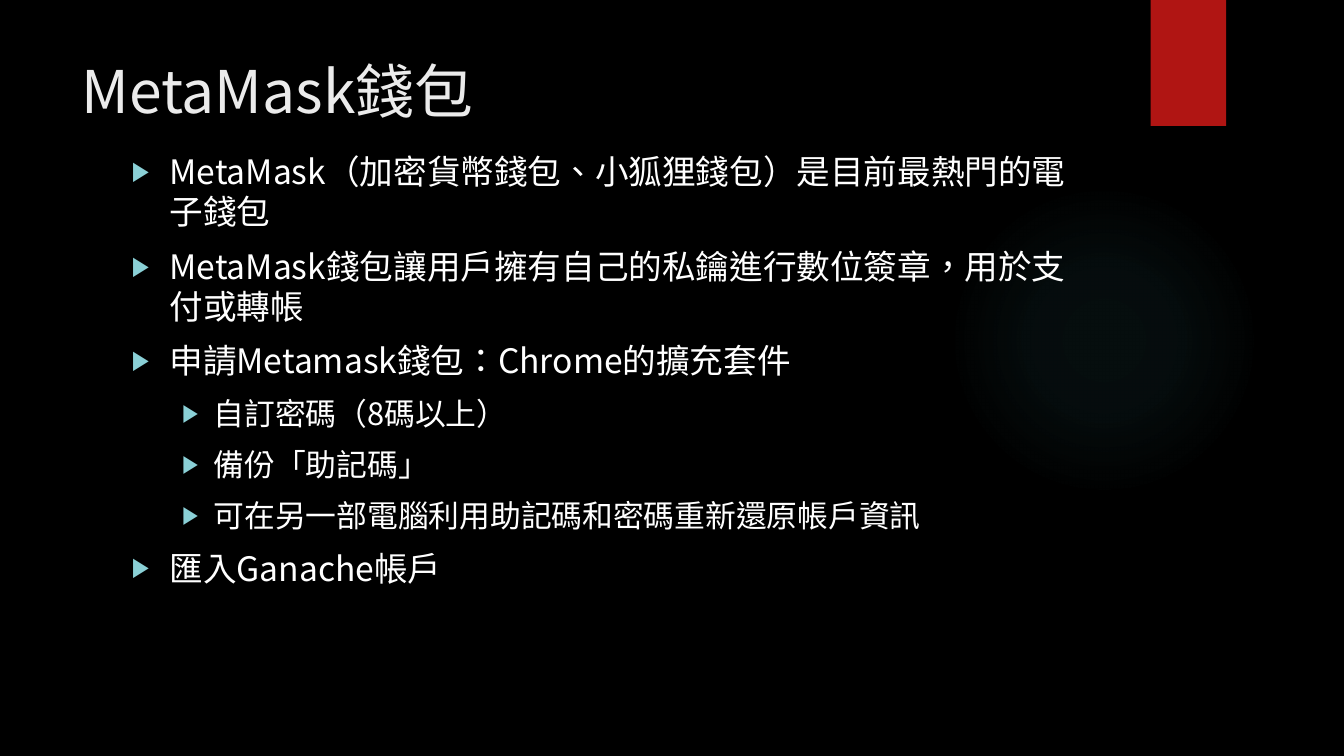
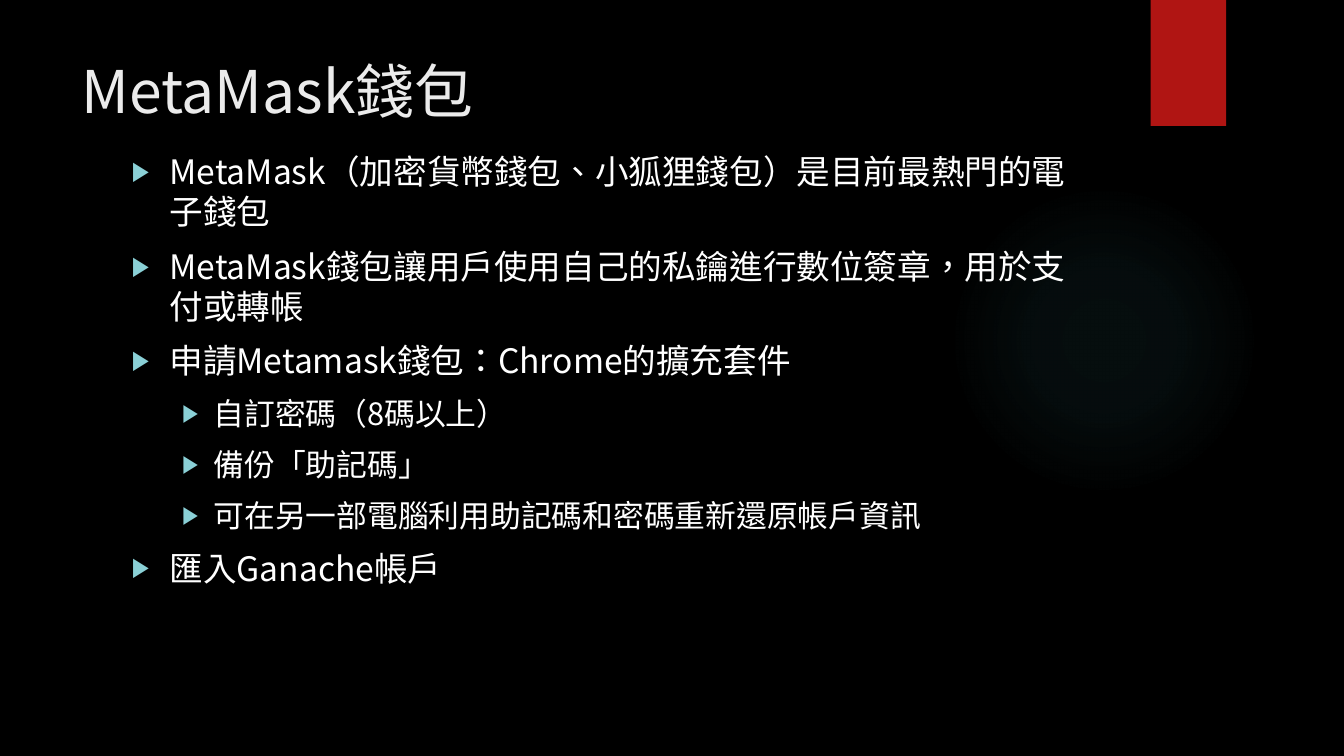
Before and after one commit to wtpai/DAppGit, a slide deck: slide 15 of 區塊鏈─智能合約實作.pptx. Drawn at 1344x756 pixels with LibreOffice and Linux fonts; fonts in the diff are those of the drawing; background and template pictures are left out. Boxes give left, top, right and bottom in pixels: in the first picture for what was removed or moved away, otherwise in the second. Text is boxed around its words. In the diff, an @@ line names an element or a change of style, - is before the commit and + after.

```diff
--- a/區塊鏈─智能合約實作.pptx
+++ b/區塊鏈─智能合約實作.pptx
@@ text at [170, 250, 1066, 322]: text changed @@
-▶ MetaMask錢包讓用戶擁有自己的私鑰進行數位簽章，用於支付或轉帳
+▶ MetaMask錢包讓用戶使用自己的私鑰進行數位簽章，用於支付或轉帳
```
Also in this commit, not shown: 3 other slides changed, 5 other files.
